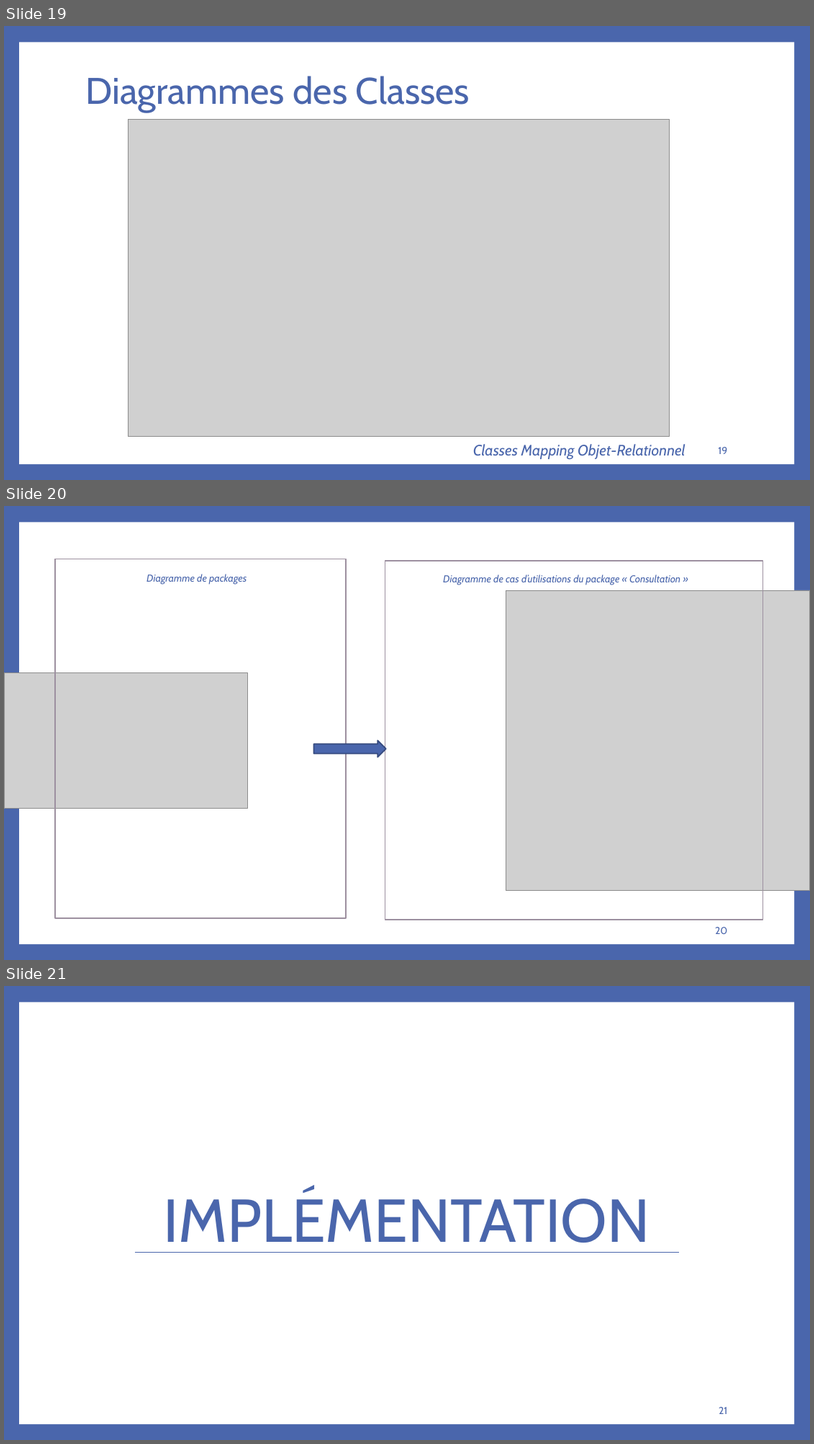
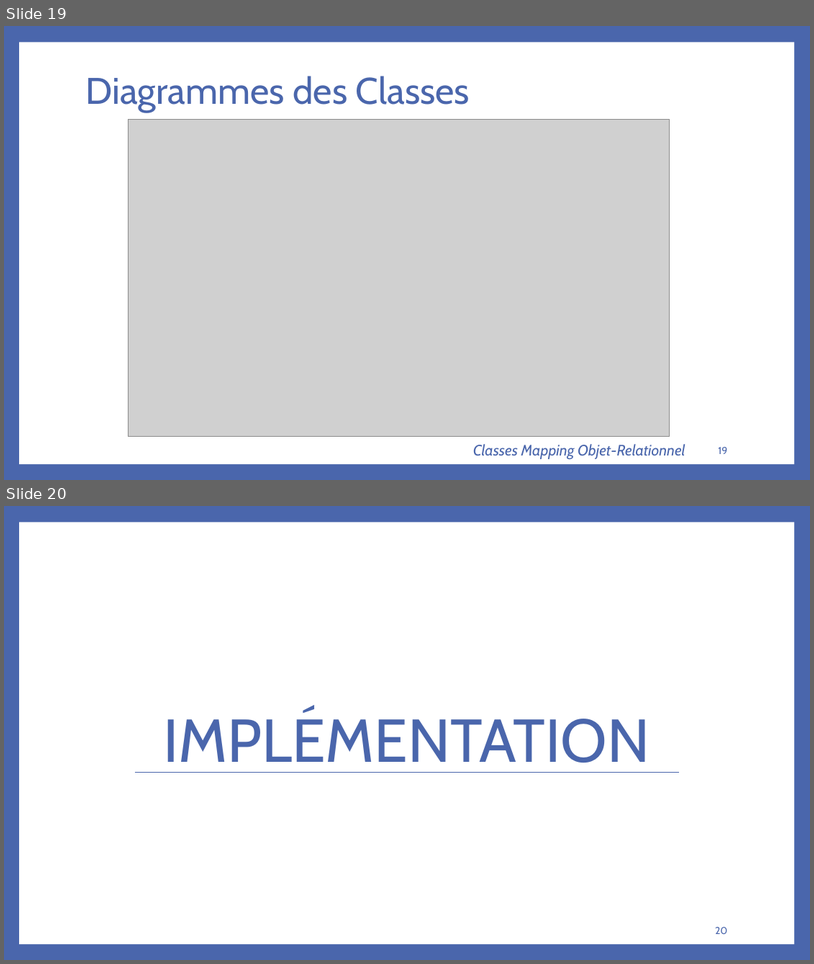
Before and after one commit to bakedpotato191/projet, a slide deck: rapport.PPTX. Shown one above the other, each under a label of ours: slides 19, 20 and 21 before the commit, slides 19 and 20 after it. The pictures are 814x1444 and 814x964 pixels, drawn with LibreOffice and Linux fonts; fonts in the diff are those of the drawing; grey boxes stand for pictures. Boxes give left, top, right and bottom in pixels: in the first picture for what was removed or moved away, otherwise in the second. Text is boxed around its words. In the diff, an @@ line names an element or a change of style, - is before the commit and + after.

```diff
--- a/rapport.PPTX
+++ b/rapport.PPTX
@@ slide 20 removed at box(4, 506, 810, 960), background #4A66AC; not listed: 1 template element that a slide beside it also shows @@
@@ rectangle removed at box(55, 559, 346, 918) @@
@@ rectangle removed at box(385, 561, 763, 919) @@
@@ text removed at box(147, 574, 247, 584) @@
-Diagramme de packages
@@ text removed at box(443, 574, 681, 585) @@
-Diagramme de cas d’utilisations du package « Consultation »
@@ picture removed at box(506, 590, 810, 890) @@
@@ picture removed at box(4, 672, 248, 808) @@
@@ right arrow removed at box(314, 740, 386, 757) @@
@@ page number removed at box(715, 926, 728, 934) @@
-20
@@ what was slide 21 is now slide 20 @@
@@ page number at box(715, 926, 728, 934): text changed @@
-21
+20
```
Also in this commit, not shown: 1 slide changed, 4 slides added, 3 other slides removed, 19 other files.
